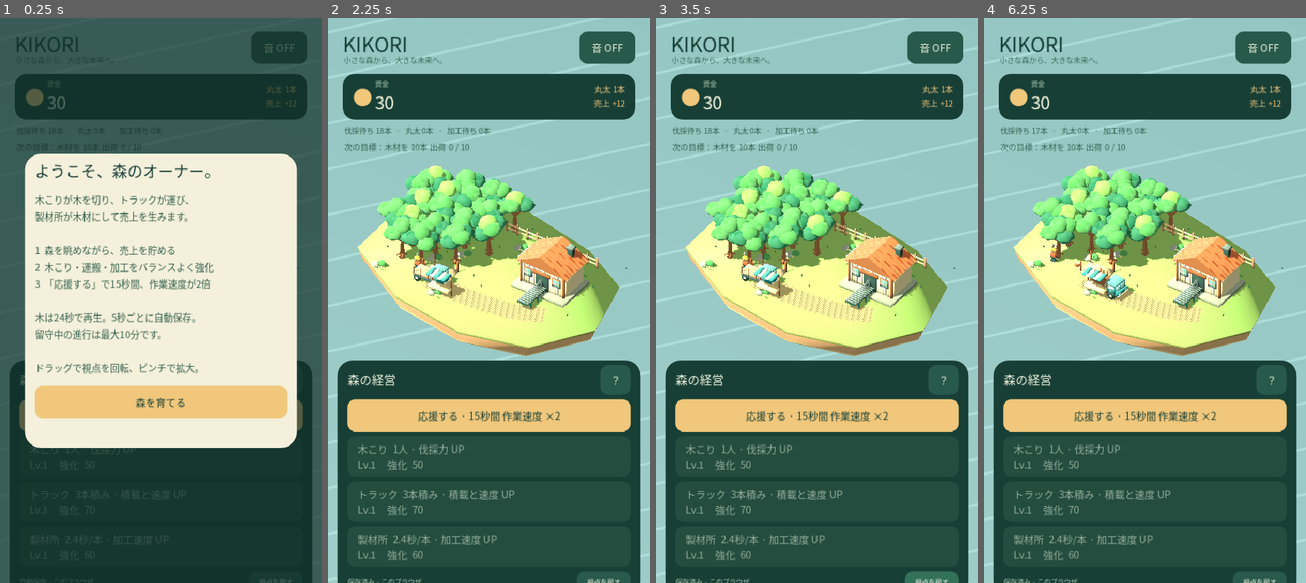
Above: before the commit, frames 1-4 (left to right).
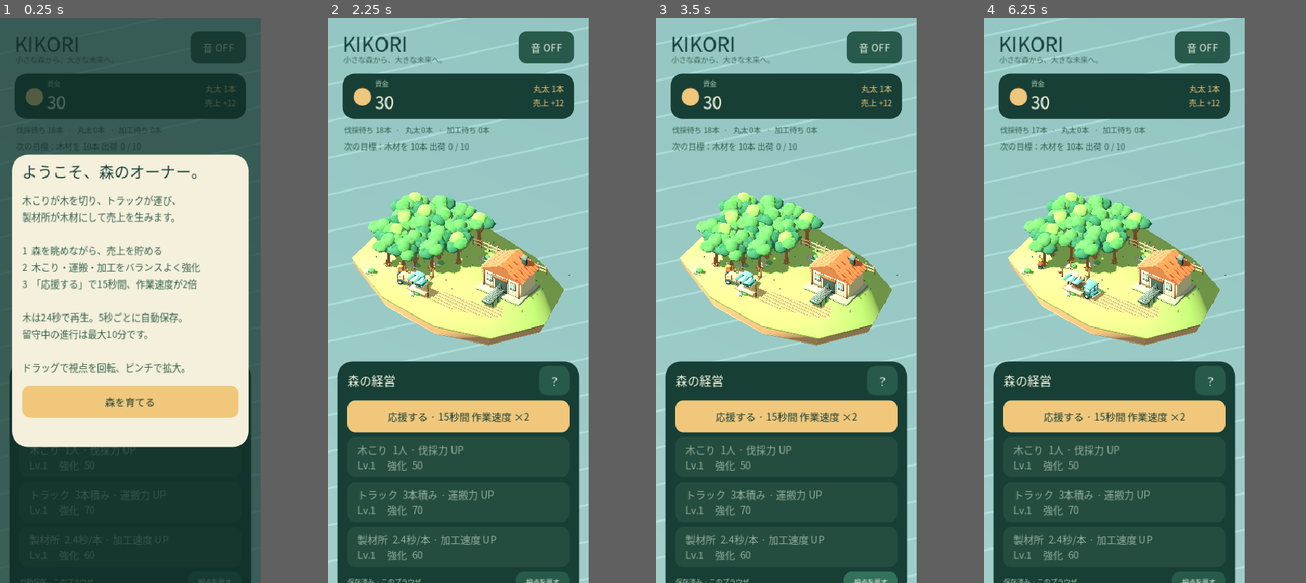
Above: after the commit, the same moments.

Repository: dukutogo0101-byte/kikori-godot
Game: Godot game, scene res://scenes/main.tscn
Same seed, same stepped clock (60 frames per second), same inputs: the game is played once before the commit and once after it.
Inputs:
- Up to frame 1 (0.25 s): no input
- Up to frame 2 (2.25 s): click "音 OFF" at 0.5 s; click "？" at 1.25 s; click "応援する · 15秒間 作業速度 ×2" at 2 s
- Up to frame 3 (3.5 s): click "視点を戻す" at 2.75 s
- Up to frame 4 (6.25 s): click "音 OFF" at 3.5 s; click "音 ON" at 4.25 s; click "？" at 5 s; click "森を育てる" at 5.75 s
In our replay, the window is 457x800 before the commit and 370x800 after it. These sizes can differ from the game's own. Grey fills any space a smaller window leaves; there, only what the larger window draws over its background counts as a difference.

The runs differ from the first frame. In frame 1, 26% of the frame differs, in the area x 3-100%, y 0-100%; in frame 2, 34%; in frame 3, 34%; in frame 4, 35%, in the area x 2-100%, y 0-100%.

Commit message:
Keep mobile touch targets readable and expose real-browser render diagnostics

Diff:
--- a/project.godot
+++ b/project.godot
@@ -8,10 +8,10 @@
 config/icon="res://assets/icon.svg"
 
 [display]
-window/size/viewport_width=480
-window/size/viewport_height=840
-window/size/window_width_override=480
-window/size/window_height_override=840
+window/size/viewport_width=390
+window/size/viewport_height=844
+window/size/window_width_override=390
+window/size/window_height_override=844
 window/stretch/mode="canvas_items"
 window/handheld/orientation=1
 
--- a/scripts/main.gd
+++ b/scripts/main.gd
@@ -458,6 +458,13 @@
 func _resize() -> void:
 	if hud == null:
 		return
+	# Keep touch targets at CSS-sized dimensions in either orientation, including Retina.
+	var pixels = get_window().size
+	var reference = Vector2i(844, 390) if pixels.x > pixels.y * 1.15 else Vector2i(390, 844)
+	if get_window().content_scale_size != reference:
+		get_window().content_scale_size = reference
+		call_deferred("_resize")
+		return
 	var size = get_viewport().get_visible_rect().size
 	var w = size.x
 	var h = size.y
@@ -509,7 +516,7 @@
 	status_label.text = "伐採待ち %d本   ·   丸太 %d本   ·   加工待ち %d本" % [_ready_trees(), sim.ground_logs.size(), sim.mill_stock]
 	var goal = 10 if sim.processed < 10 else (50 if sim.processed < 50 else (150 if sim.processed < 150 else 500))
 	mission_label.text = "次の目標：木材を %d本 出荷  %d / %d" % [goal, sim.processed, goal] if sim.processed < 500 else "森のマスター！ 累計 %d本 出荷" % sim.processed
-	var descriptions = {"wood": "木こり  %d人 · 伐採力 UP" % sim.workers.size(), "truck": "トラック  %d本積み · 積載と速度 UP" % sim.capacity(), "mill": "製材所  %.1f秒/本 · 加工速度 UP" % sim.process_seconds()}
+	var descriptions = {"wood": "木こり  %d人 · 伐採力 UP" % sim.workers.size(), "truck": "トラック  %d本積み · 運搬力 UP" % sim.capacity(), "mill": "製材所  %.1f秒/本 · 加工速度 UP" % sim.process_seconds()}
 	for kind in buttons:
 		var price = sim.cost(kind)
 		buttons[kind].text = "%s\nLv.%d     %s" % [descriptions[kind], sim.levels[kind] + 1, ("強化  " + _amount(price)) if price > 0 else "最大レベル"]
@@ -564,7 +571,7 @@
 func _save_browser_debug() -> void:
 	if OS.has_feature("web"):
 		# Read-only diagnostics for automated real-browser smoke tests. No game mutation.
-		var summary = {"money": sim.money, "processed": sim.processed, "felled": sim.felled, "levels": sim.levels,
+		var summary = {"money": sim.money, "processed": sim.processed, "felled": sim.felled, "levels": sim.levels, "elapsed": sim.elapsed, "fps": Engine.get_frames_per_second(),
 			"cargo": sim.cargo.size(), "ground": sim.ground_logs.size(), "mill": sim.mill_stock, "saved": store.available}
 		JavaScriptBridge.eval("window.kikoriState = %s;" % JSON.stringify(summary), true)
 		var size = get_viewport().get_visible_rect().size
Not shown, changed: tests/browser_smoke.py
